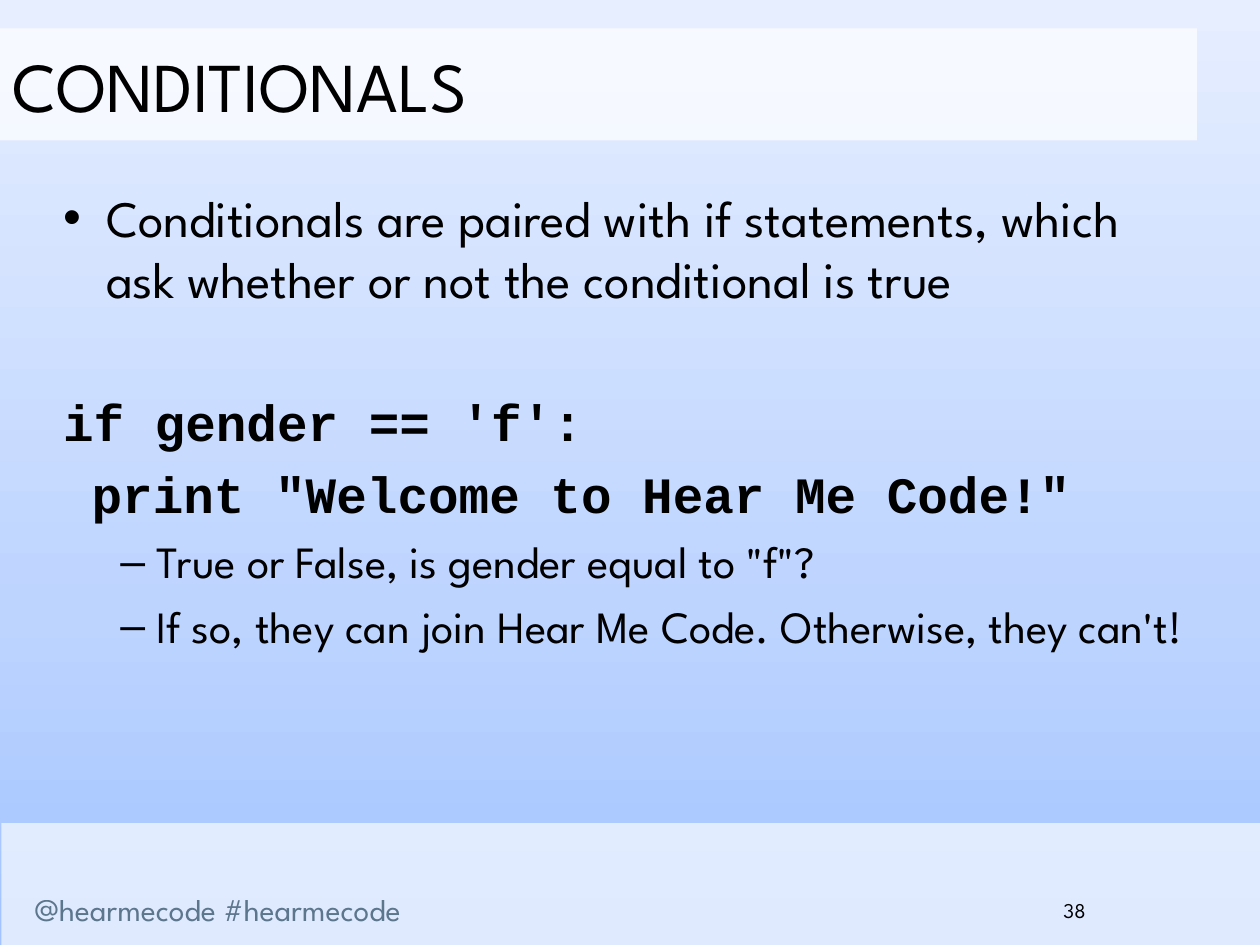
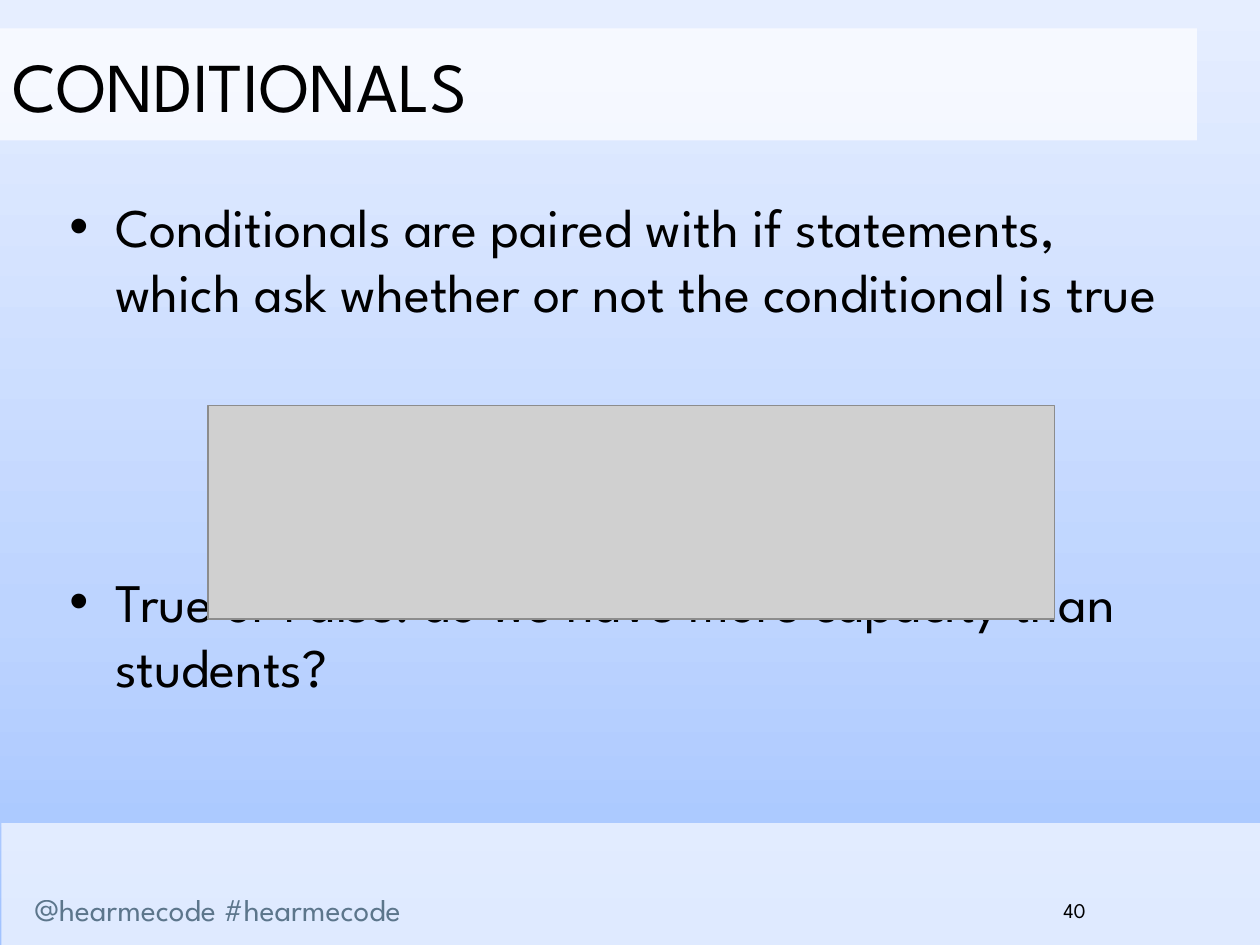
Before and after one commit to hearmecode/slides, a slide deck: slide 40 of Lesson 1/Hear Me Code - Strings and Conditionals.pptx (slide 38 before the commit). Drawn at 1260x945 pixels with LibreOffice and Linux fonts; fonts in the diff are those of the drawing; grey boxes stand for pictures; background and template pictures are left out. Boxes give left, top, right and bottom in pixels: in the first picture for what was removed or moved away, otherwise in the second. Text is boxed around its words. In the diff, an @@ line names an element or a change of style, - is before the commit and + after.

```diff
--- a/Lesson 1/Hear Me Code - Strings and Conditionals.pptx
+++ b/Lesson 1/Hear Me Code - Strings and Conditionals.pptx
@@ text at (115,209,1156,313): size 29.1 to 31 pt in "Conditionals are paired with if statements, which ..."; indent changed; more space between paragraphs @@
@@ picture added at (208,406,1055,619) @@
@@ text at (115,568,1115,688): text changed; size 25.5 to 31 pt @@
-if gender == 'f':
-  print "Welcome to Hear Me Code!"
-  – True or False, is gender equal to "f"?
-  – If so, they can join Hear Me Code. Otherwise, they can't!
+• True or False: do we have more capacity than students?
@@ page number at (1063,904,1085,919): text changed @@
-38
+40
```
Also in this commit, not shown: 31 other slides changed, 4 slides added, 1 slide removed, 3 other files.
